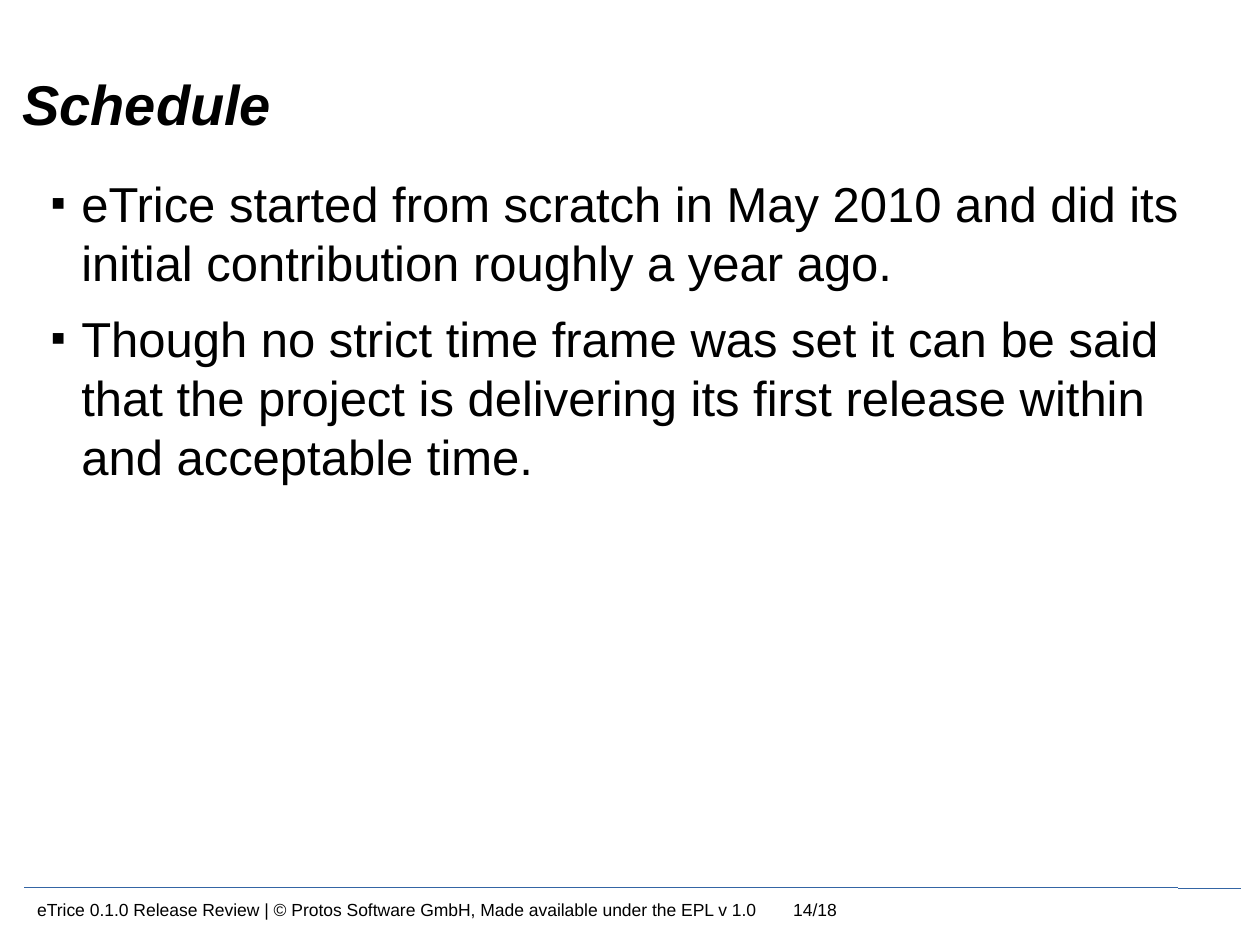
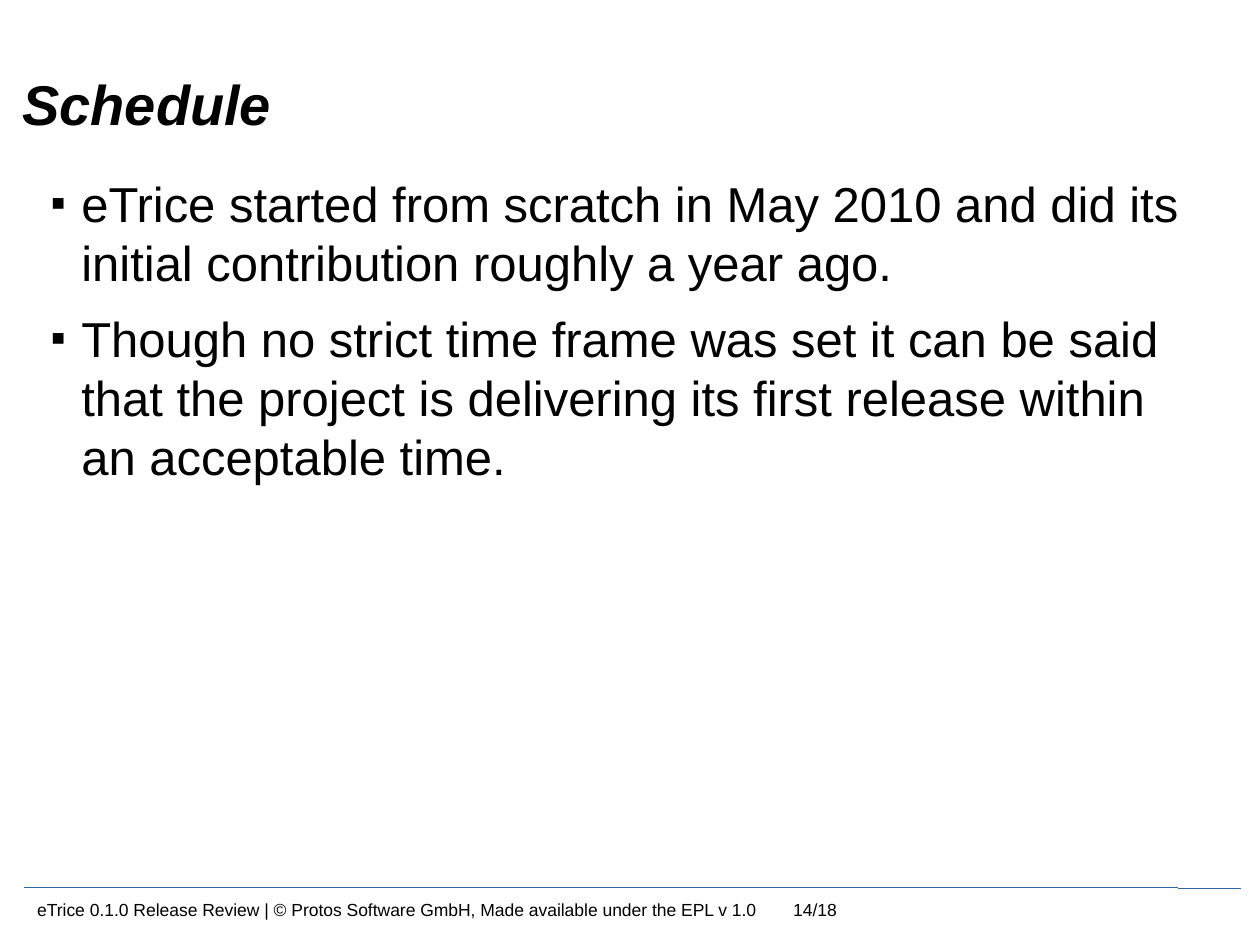
Before and after one commit to hckkid/eTrice, a slide deck: slide 14 of orga/releases/0.1/etrice-0.1.0-release-review.odp. Drawn at 1260x945 pixels with LibreOffice and Linux fonts; fonts in the diff are those of the drawing; background and template pictures are left out. Boxes give left, top, right and bottom in pixels: in the first picture for what was removed or moved away, otherwise in the second. Text is boxed around its words. In the diff, an @@ line names an element or a change of style, - is before the commit and + after.

```diff
--- a/orga/releases/0.1/etrice-0.1.0-release-review.odp
+++ b/orga/releases/0.1/etrice-0.1.0-release-review.odp
@@ text at [81,321,1159,485]: text changed @@
-■ Though no strict time frame was set it can be said that the project is delivering its first release within and acceptable time.
+■ Though no strict time frame was set it can be said that the project is delivering its first release within an acceptable time.
```
Also in this commit, not shown: 3 other slides changed.
